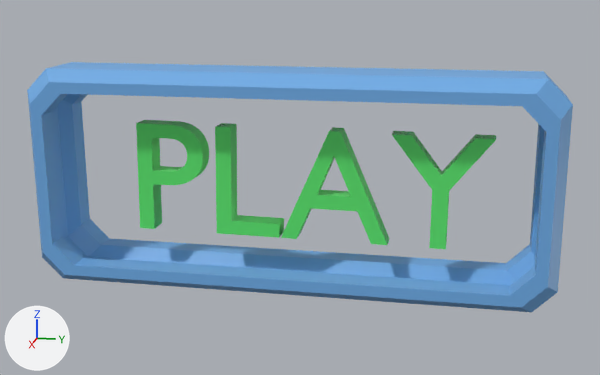
What one commit did to the glTF model models/play.glb.
The view is the same before and after, from a 50 mm camera at (1.792, 0.383, 0.434) aimed at (-0.001, 0.024, -0.015). Lighting does not change. The marker at lower left points along +X, +Y and +Z. Both versions are drawn at frame 30 of the action 'rotationYBezier'; the numbers are the values there. Objects named as collision shapes, trigger or cutter boxes, shadow casters or lower levels of detail are left out.

In view in the first picture: 'Texte.002', 'border'.
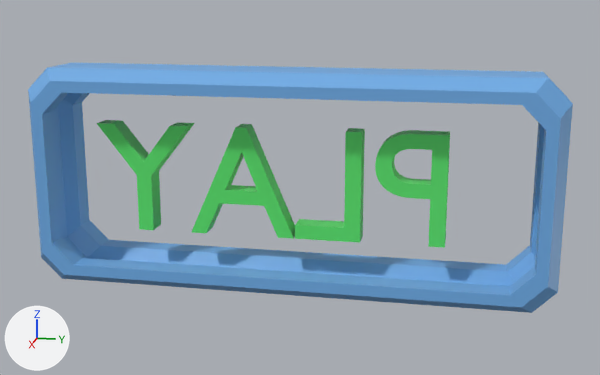
Where the change shows, as pixel boxes (x1, y1, x2, y2) in the pictures (600 x 375 px):
'border', moved, turned: before (27, 62, 573, 312); after (28, 63, 573, 313)
'Texte.002', moved: before (136, 120, 496, 249); after (97, 120, 450, 248)

What changed in the scene script:
```text
Change ob_border:
    ob_border.parent: ob_armature -> ob_rulesborderarmature
    ob_border.rotation_euler: (0.0, 0.0205, 0.0) -> (0.0, 0.0, 0.0)  # degrees (0, 1.2, 0) -> degrees (0, 0, 0)
Change ob_texte_002:
    ob_texte_002.parent: ob_armature_001 -> ob_rulestextarmature
Add ob_rulestextarmature:
    ob_rulestextarmature = bpy.data.objects.new('rulesTextArmature', None)
    ob_rulestextarmature.location = (0.0, 0.0, 0.0)
    ob_rulestextarmature.rotation_euler = (1.571, 0.0, -1.571)  # degrees (90, 0, -90)
Add ob_rulesborderarmature:
    ob_rulesborderarmature = bpy.data.objects.new('rulesBorderArmature', None)
    ob_rulesborderarmature.location = (0.0, 0.0, 0.0)
    ob_rulesborderarmature.rotation_euler = (3.142, 0.0, 0.0)  # degrees (180, 0, 0)
```
